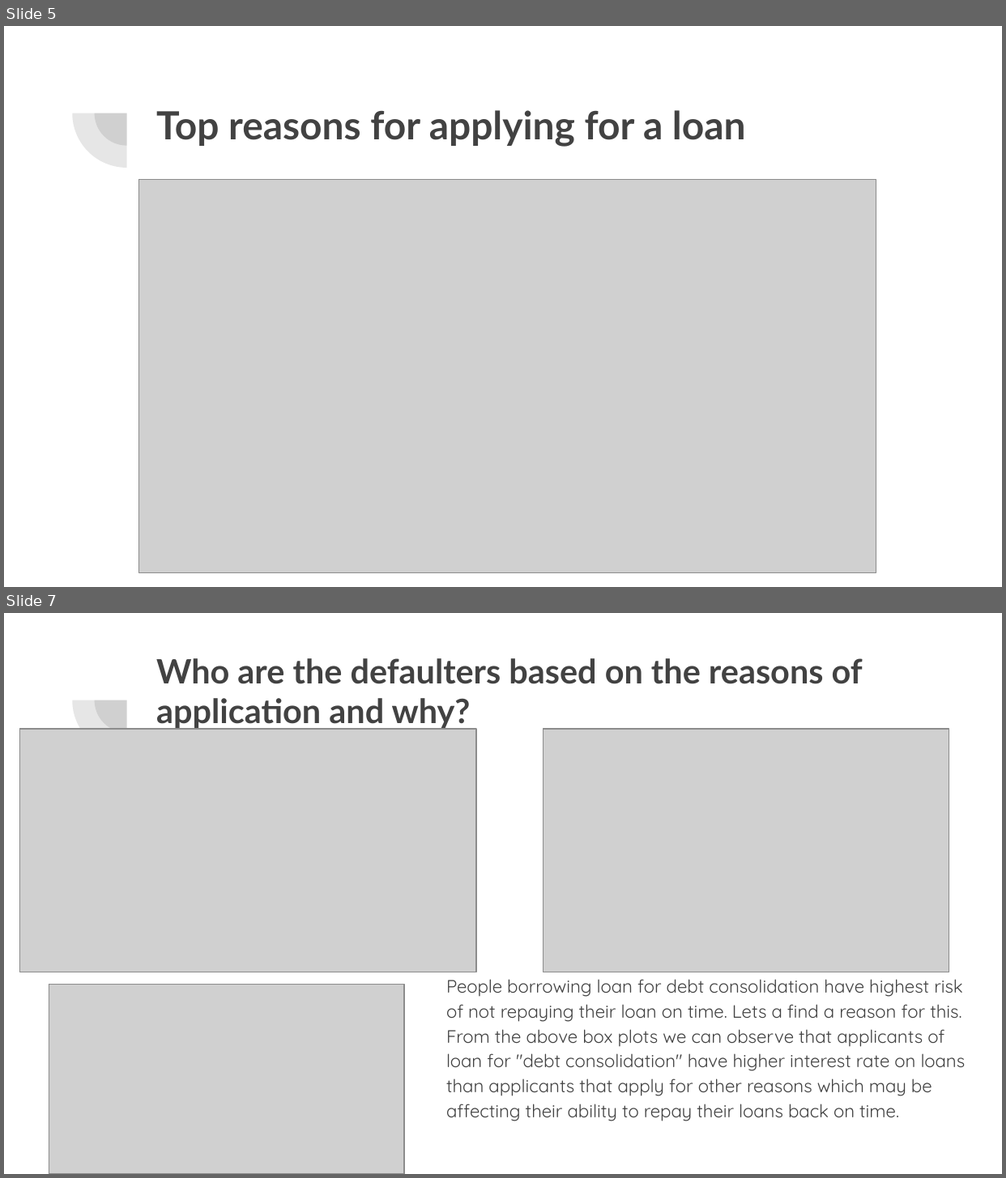
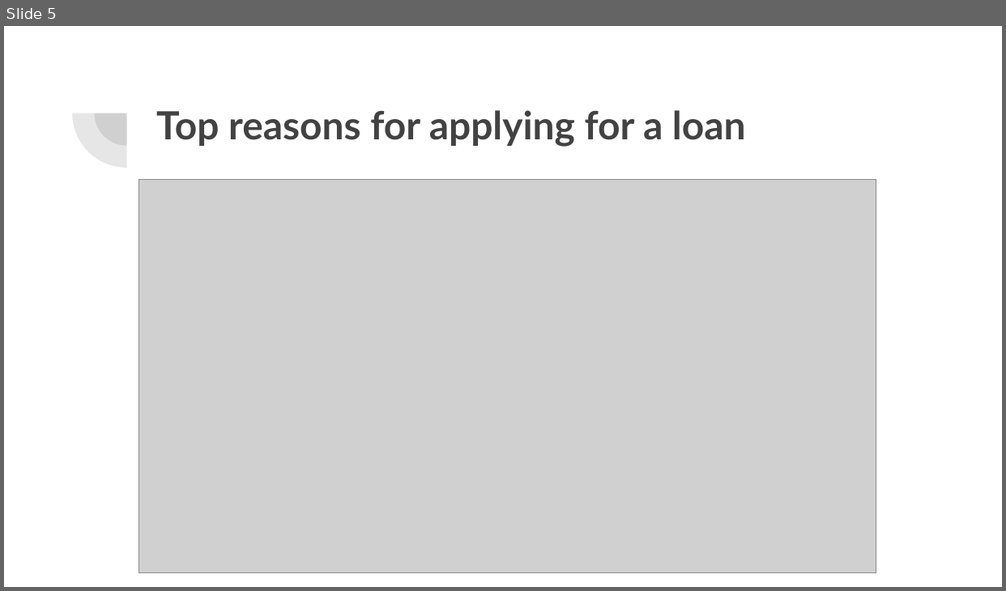
Before and after one commit to tanya-hash/Lending-club-case-study, a slide deck: Lending club case study.pptx. Shown one above the other, each under a label of ours: slides 5 and 7 before the commit, slide 5 after it; the slides between them are not shown. The pictures are 1006x1178 and 1006x591 pixels, drawn with LibreOffice and Linux fonts; fonts in the diff are those of the drawing; grey boxes stand for pictures. Boxes give left, top, right and bottom in pixels: in the first picture for what was removed or moved away, otherwise in the second. Text is boxed around its words. In the diff, an @@ line names an element or a change of style, - is before the commit and + after.

```diff
--- a/Lending club case study.pptx
+++ b/Lending club case study.pptx
@@ slide 7 removed at (4,613,1002,1174), background #FFFFFF; not listed: 2 template elements that a slide beside it also shows @@
@@ title removed at (156,658,863,730) @@
-Who are the defaulters based on the reasons of application and why?
@@ picture removed at (20,729,476,973) @@
@@ picture removed at (543,729,949,973) @@
@@ picture removed at (49,984,404,1174) @@
@@ text removed at (446,979,965,1122) @@
-People borrowing loan for debt consolidation have highest risk of not repaying their loan on time. Lets a find a reason for this. From the above box plots we can observe that applicants of loan for "debt consolidation" have higher interest rate on loans than applicants that apply for other reasons which may be affecting their ability to repay their loans back on time.
```
Also in this commit, not shown: 1 slide changed, 4 slides added, 3 other slides removed.
